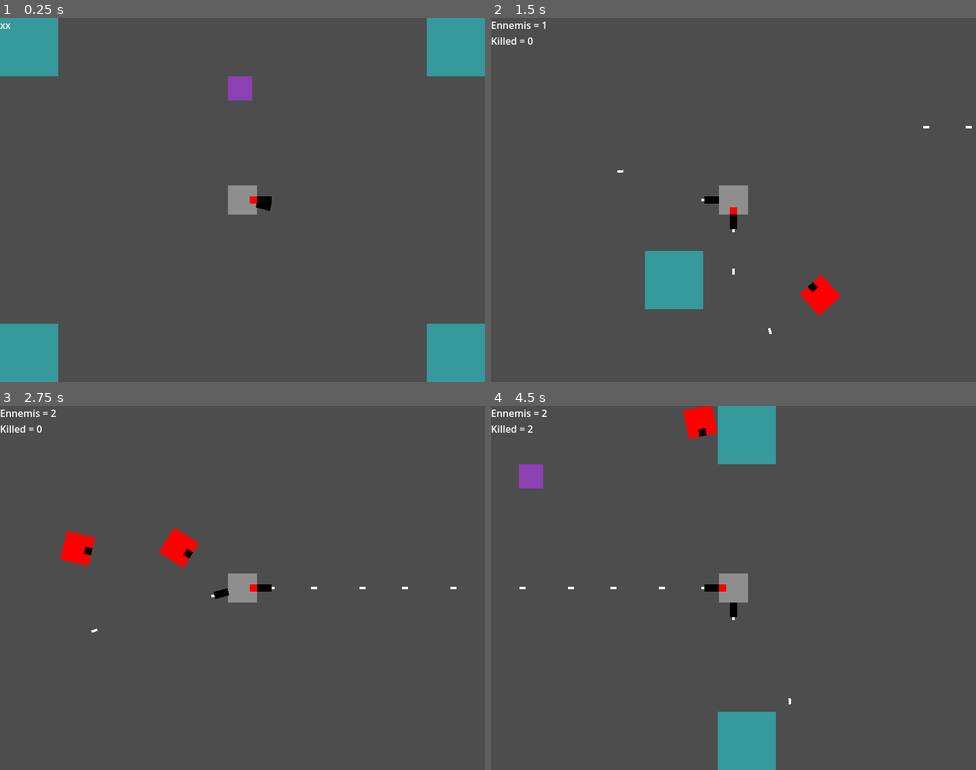
Above: before the commit, frames 1-4 (two rows, left to right).
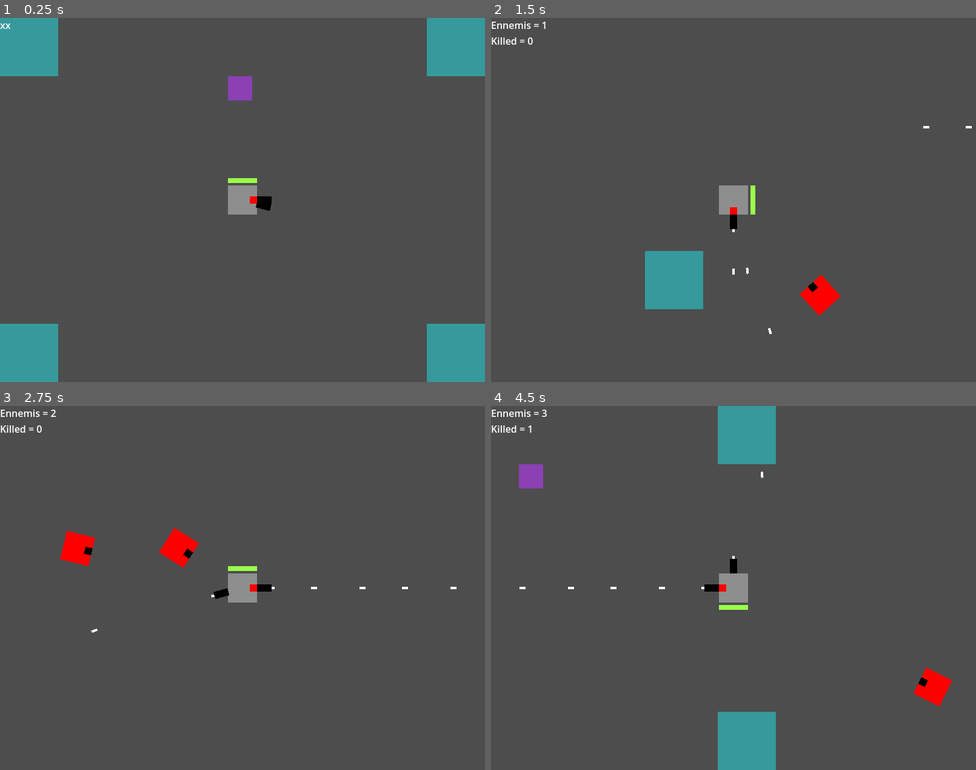
Above: after the commit, the same moments.

Repository: ToastedBrains/overloaded
Game: Godot game, scene res://src/main.tscn
Same seed, same stepped clock (60 frames per second), same inputs: the game is played once before the commit and once after it.
Inputs (mouse positions are in pixels of both pictures, inside the frame that each line leads up to):
- Up to frame 1 (0.25 s): no input
- Up to frame 2 (1.5 s): move the mouse to (840, 181) at 0.52 s; hold Right (ui_right) 0.53-1.28 s; click (840, 181) at 0.67 s; move the mouse to (636, 218) at 1.27 s; hold Down (ui_down) from 1.28 s (still down)
- Up to frame 3 (2.75 s): move the mouse to (291, 507) at 2.02 s; release Down (ui_down) at 2.03 s; hold Right (ui_right) from 2.03 s (still down)
- Up to frame 4 (4.5 s): move the mouse to (709, 660) at 2.77 s; release Right (ui_right) at 2.78 s; hold Up (ui_up) 2.78-3.53 s; click (709, 660) at 2.92 s; move the mouse to (879, 642) at 3.52 s; hold Left (ui_left) from 3.53 s (still down); move the mouse to (588, 533) at 4.27 s

The runs differ from the first frame. In frame 1, less than 0.1% of the frame differs, in the area x 47-53%, y 44-46%; in frame 2, 0.2%; in frame 3, less than 0.1%; in frame 4, 1.2%, in the area x 7-96%, y 0-83%.
Error in both runs: Invalid access to property or key 'source' on a base object of type 'Array'. (res://src/global/debug.gd:11)

Commit message:
Player health bar, rot gun not follow player's rotation.

Diff:
--- a/src/ennemies/ennemy/ennemy.tscn
+++ b/src/ennemies/ennemy/ennemy.tscn
@@ -6,6 +6,8 @@
 radius = 24.0208
 
 [node name="Ennemy" type="CharacterBody2D"]
+collision_layer = 3
+collision_mask = 0
 script = ExtResource("1_xko65")
 
 [node name="ColorRect" type="ColorRect" parent="."]
--- a/src/levels/level_base/level_base.gd
+++ b/src/levels/level_base/level_base.gd
@@ -28,3 +28,7 @@
 func _on_new_ennemi():
 	ennemies += 1
 	%HUD.update_debug(ennemies, ennemies_down)
+
+
+func _on_player_player_health_exhausted():
+	Debug.print("Player health = 0")
--- a/src/levels/level_base/level_base.tscn
+++ b/src/levels/level_base/level_base.tscn
@@ -42,6 +42,13 @@
 position = Vector2(-64, -64)
 
 [node name="RotGun" parent="Player" instance=ExtResource("6_duryj")]
+top_level = true
+position = Vector2(400, 300)
+
+[node name="RemoteTransform" type="RemoteTransform2D" parent="Player"]
+remote_path = NodePath("../RotGun")
+update_rotation = false
+update_scale = false
 
 [node name="SpawnTimer" type="Timer" parent="."]
 autostart = true
@@ -72,4 +79,5 @@
 shape = SubResource("RectangleShape2D_k4vd6")
 
 [connection signal="new_ennemi" from="." to="." method="_on_new_ennemi"]
+[connection signal="player_health_exhausted" from="Player" to="." method="_on_player_player_health_exhausted"]
 [connection signal="timeout" from="SpawnTimer" to="." method="_on_spawn_timer_timeout"]
--- a/src/player/player.gd
+++ b/src/player/player.gd
@@ -1,32 +1,28 @@
 extends CharacterBody2D
 
-const SPEED = 600
-#const ACCELERATION = 1000
-#const FRICTION = 600
-#const INERTIA = 300
+signal player_health_exhausted
 
+const SPEED = 600.0
+const HEALTH_MAX = 100.0
+
+var health = HEALTH_MAX
 var input = Vector2.ZERO
-
-#func get_input_direction():
-	#input.x = int(Input.is_action_pressed("ui_left")) - int(Input.is_action_pressed("ui_right"))
-	#input.y = int(Input.is_action_pressed("ui_down")) - int(Input.is_action_pressed("ui_up"))
 
 
 func _process(_delta):
-	%Path2D.scale.x = 1 / Vars.spawn_scale.x
-	%Path2D.scale.y = 1 / Vars.spawn_scale.y
-	#%Path2D.set_scale(Vars.spawn_scale)
-	#%Path2D.set_scale(Vector2(2,2))
+	%HealthBar.value = health
+	#%Path2D.scale.x = 1 / Vars.spawn_scale.x
+	#%Path2D.scale.y = 1 / Vars.spawn_scale.y
+
 
 func _physics_process(delta):
+	var aggressors = %Hitbox.get_overlapping_bodies()
+	Debug.print(aggressors.front())
+	if aggressors.size() > 0:
+		health -= 5 * aggressors.size() * delta
+		if health <= 0:
+			emit_signal("player_health_exhausted")
 	var direction = Input.get_vector("ui_left", "ui_right", "ui_up", "ui_down")
 	velocity = direction * SPEED
-	#velocity = direction * lerp(10, SPEED, .4)
-	#Debug.print(direction)
 	look_at(global_position + direction)
 	move_and_slide()
-	#if move_and_slide():
-		#for collisions in get_slide_collision_count():
-			#var collision = get_slide_collision(collisions)
-			#if collision.get_collider() is RigidBody2D:
-				#collision.get_collider().apply_force(collision.get_normal() * -1500)
--- a/src/player/player.tscn
+++ b/src/player/player.tscn
@@ -1,11 +1,22 @@
-[gd_scene load_steps=3 format=3 uid="uid://v8dorecia6mh"]
+[gd_scene load_steps=6 format=3 uid="uid://v8dorecia6mh"]
 
 [ext_resource type="Script" path="res://src/player/player.gd" id="1_dmejq"]
 
 [sub_resource type="CircleShape2D" id="CircleShape2D_614yr"]
 radius = 24.0
 
+[sub_resource type="CircleShape2D" id="CircleShape2D_5tiaq"]
+radius = 24.0
+
+[sub_resource type="StyleBoxFlat" id="StyleBoxFlat_46vhh"]
+bg_color = Color(0.117647, 0.117647, 0.117647, 1)
+
+[sub_resource type="StyleBoxFlat" id="StyleBoxFlat_qq2y2"]
+bg_color = Color(0.6, 1, 0.286275, 1)
+
 [node name="Player" type="CharacterBody2D"]
+collision_layer = 0
+collision_mask = 3
 script = ExtResource("1_dmejq")
 
 [node name="ColorRect" type="ColorRect" parent="."]
@@ -38,3 +49,20 @@
 
 [node name="CollisionShape2D" type="CollisionShape2D" parent="."]
 shape = SubResource("CircleShape2D_614yr")
+
+[node name="Hitbox" type="Area2D" parent="."]
+unique_name_in_owner = true
+
+[node name="CollisionShape2D" type="CollisionShape2D" parent="Hitbox"]
+shape = SubResource("CircleShape2D_5tiaq")
+
+[node name="HealthBar" type="ProgressBar" parent="."]
+unique_name_in_owner = true
+offset_left = -24.0
+offset_top = -36.0
+offset_right = 24.0
+offset_bottom = -28.0
+theme_override_styles/background = SubResource("StyleBoxFlat_46vhh")
+theme_override_styles/fill = SubResource("StyleBoxFlat_qq2y2")
+value = 100.0
+show_percentage = false
